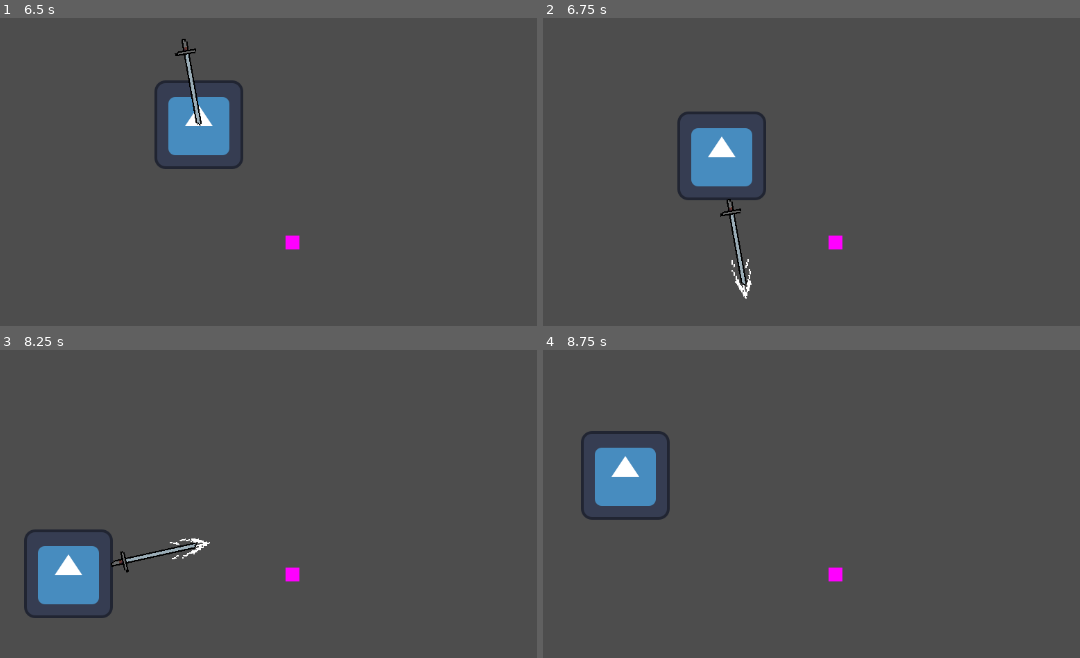
Above: before the commit, frames 1-4 (two rows, left to right).
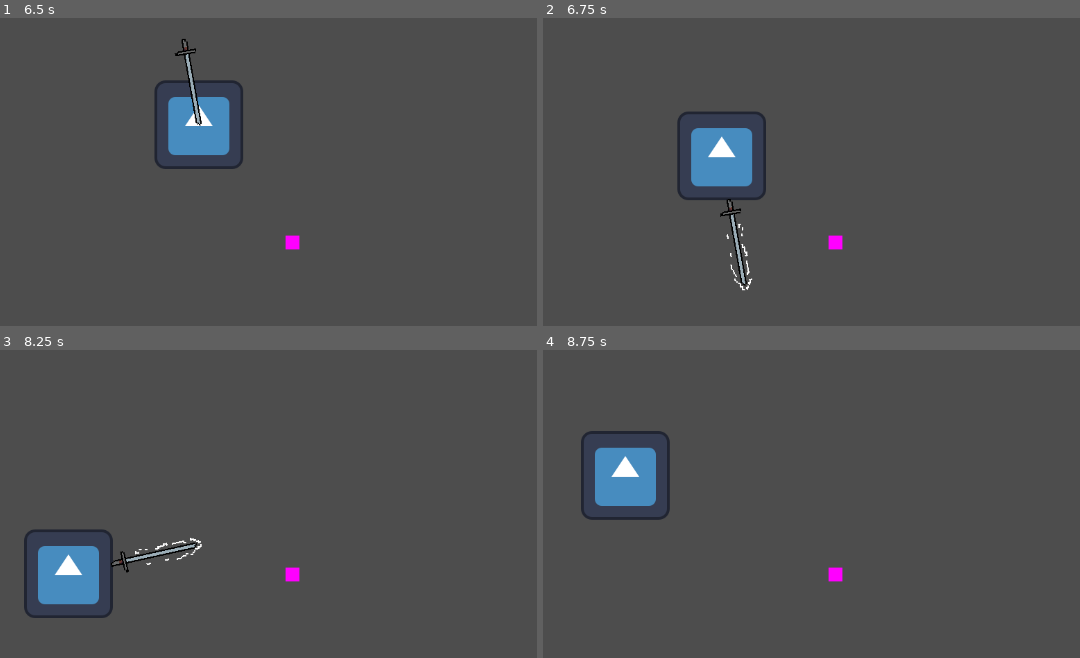
Above: after the commit, the same moments.

Repository: xjarlie/unics-game-jam-2024
Game: Godot game, scene res://main.tscn
Two runs of this game, one before a commit and one after it. Both use one fixed random seed, a clock stepped at 60 frames per second and the inputs below. The engine's default icon, where the game draws it, is replaced by a stand-in: a white triangle on a blue panel in a dark square.
Inputs:
- Up to frame 1 (6.5 s): hold Right (ui_right) 0.53-1.28 s; hold Down (ui_down) 1.28-2.03 s; hold Right (ui_right) 2.03-2.78 s; hold Up (ui_up) 2.78-3.53 s; hold Left (ui_left) 3.53-5.03 s; hold Down (ui_down) 5.03-5.78 s; hold Right (ui_right) from 5.78 s (still down)
- Up to frame 2 (6.75 s): release Right (ui_right) at 6.53 s; hold Up (ui_up) from 6.53 s (still down)
- Up to frame 3 (8.25 s): release Up (ui_up) at 7.28 s; hold Right (ui_right) 7.28-8.03 s; hold Down (ui_down) from 8.03 s (still down)
- Up to frame 4 (8.75 s): keep holding Down (ui_down)

Frame 1 is identical in both runs. In frame 2, 0.2% of the frame differs, in the area x 34-40%, y 66-92%; in frame 3, 0.2%; in frame 4, nothing differs.

Commit message:
improved sword animation?
i might have a perfectionist issue, we're literally on a time crunch dumbass

Diff:
--- a/priest-melee.tscn
+++ b/priest-melee.tscn
@@ -134,7 +134,7 @@
 "times": PackedFloat32Array(0, 0.4, 0.466667, 0.533333, 0.6),
 "transitions": PackedFloat32Array(1, 1, 1, 1, 1),
 "update": 1,
-"values": [0, 1, 2, 1, 0]
+"values": [0, 1, 2, 3, 0]
 }
 
 [sub_resource type="AnimationLibrary" id="AnimationLibrary_4li7t"]
@@ -167,7 +167,7 @@
 rotation = 3.14159
 scale = Vector2(2.08698, 2.08698)
 texture = ExtResource("3_jhymc")
-hframes = 3
+hframes = 4
 
 [node name="AnimationPlayer" type="AnimationPlayer" parent="."]
 libraries = {
Binary file changed: sword-anim.png
